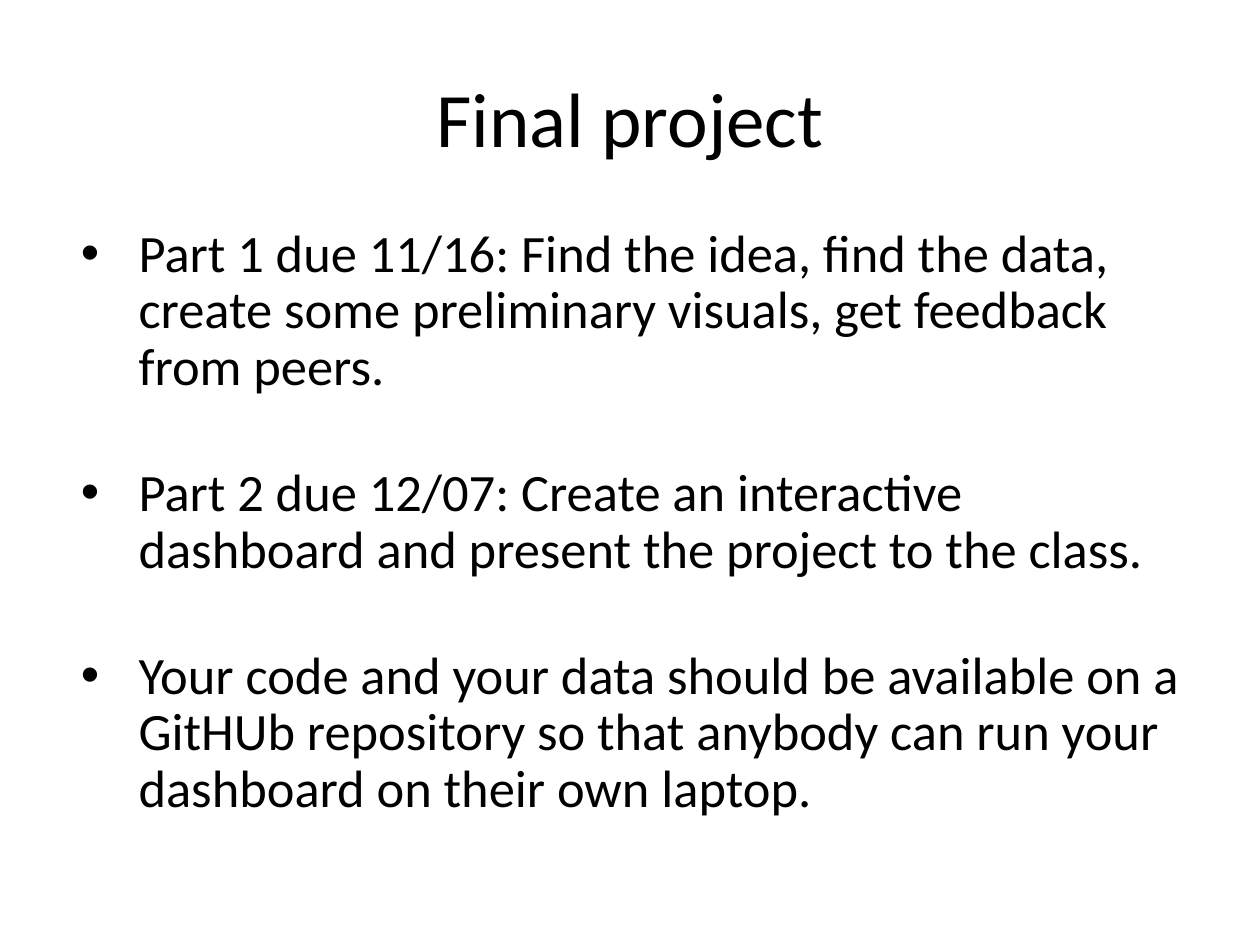
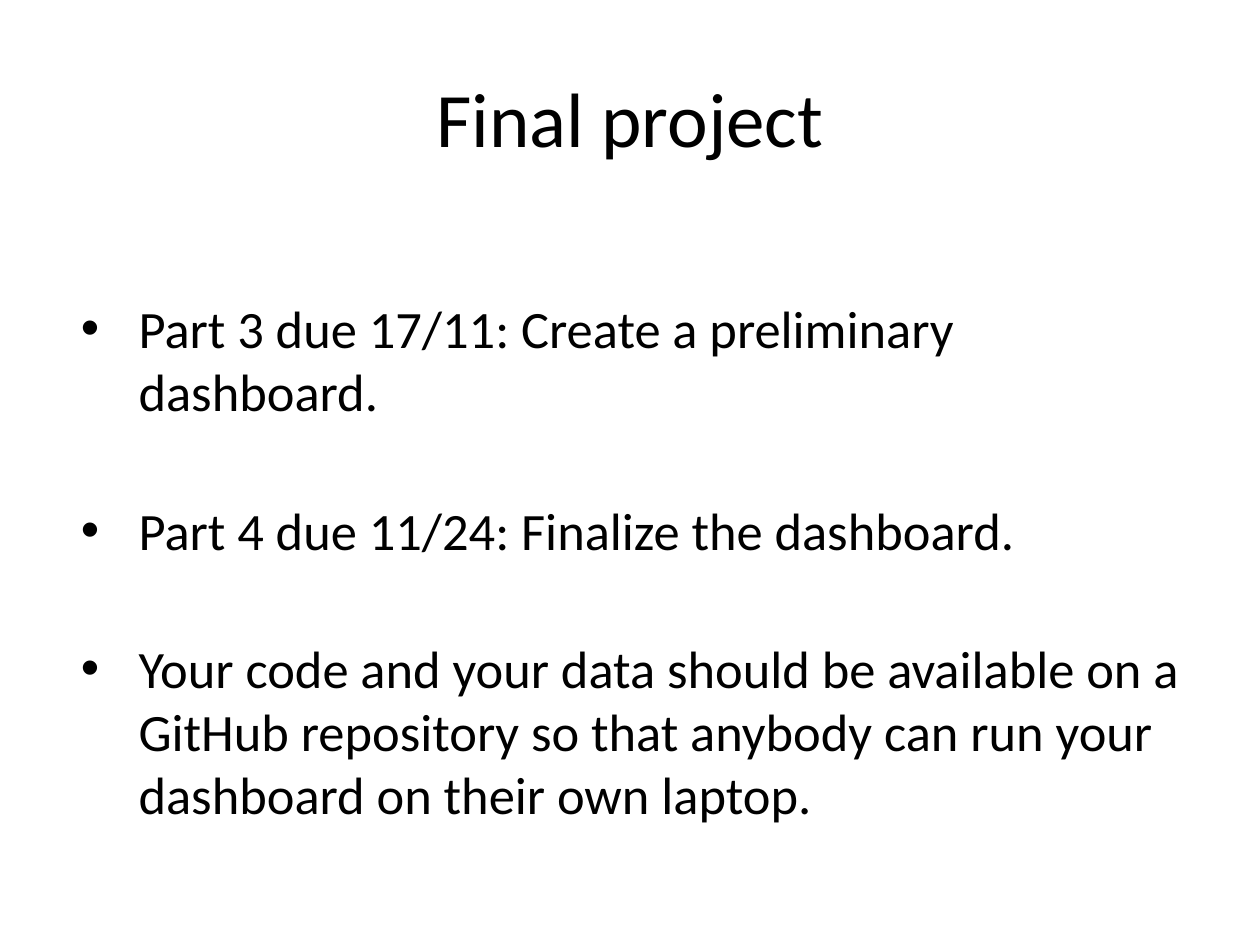
Before and after one commit to ArianeDucellier/data_visualization_R, a slide deck: slide 19 of lectures/Introduction.pptx (slide 18 before the commit). Drawn at 1260x945 pixels with LibreOffice and Linux fonts; fonts in the diff are those of the drawing. Boxes give left, top, right and bottom in pixels: in the first picture for what was removed or moved away, otherwise in the second. Text is boxed around its words. In the diff, an @@ line names an element or a change of style, - is before the commit and + after.

```diff
--- a/lectures/Introduction.pptx
+++ b/lectures/Introduction.pptx
@@ text at (139, 311, 1178, 823): text changed @@
-• Part 1 due 11/16: Find the idea, find the data, create some preliminary visuals, get feedback from peers.
-• Part 2 due 12/07: Create an interactive dashboard and present the project to the class.
-• Your code and your data should be available on a GitHUb repository so that anybody can run your dashboard on their own laptop.
+• Part 3 due 17/11: Create a preliminary dashboard.
+• Part 4 due 11/24: Finalize the dashboard.
+• Your code and your data should be available on a GitHub repository so that anybody can run your dashboard on their own laptop.
```
Also in this commit, not shown: 10 other slides changed, 1 slide added, 45 other files.
